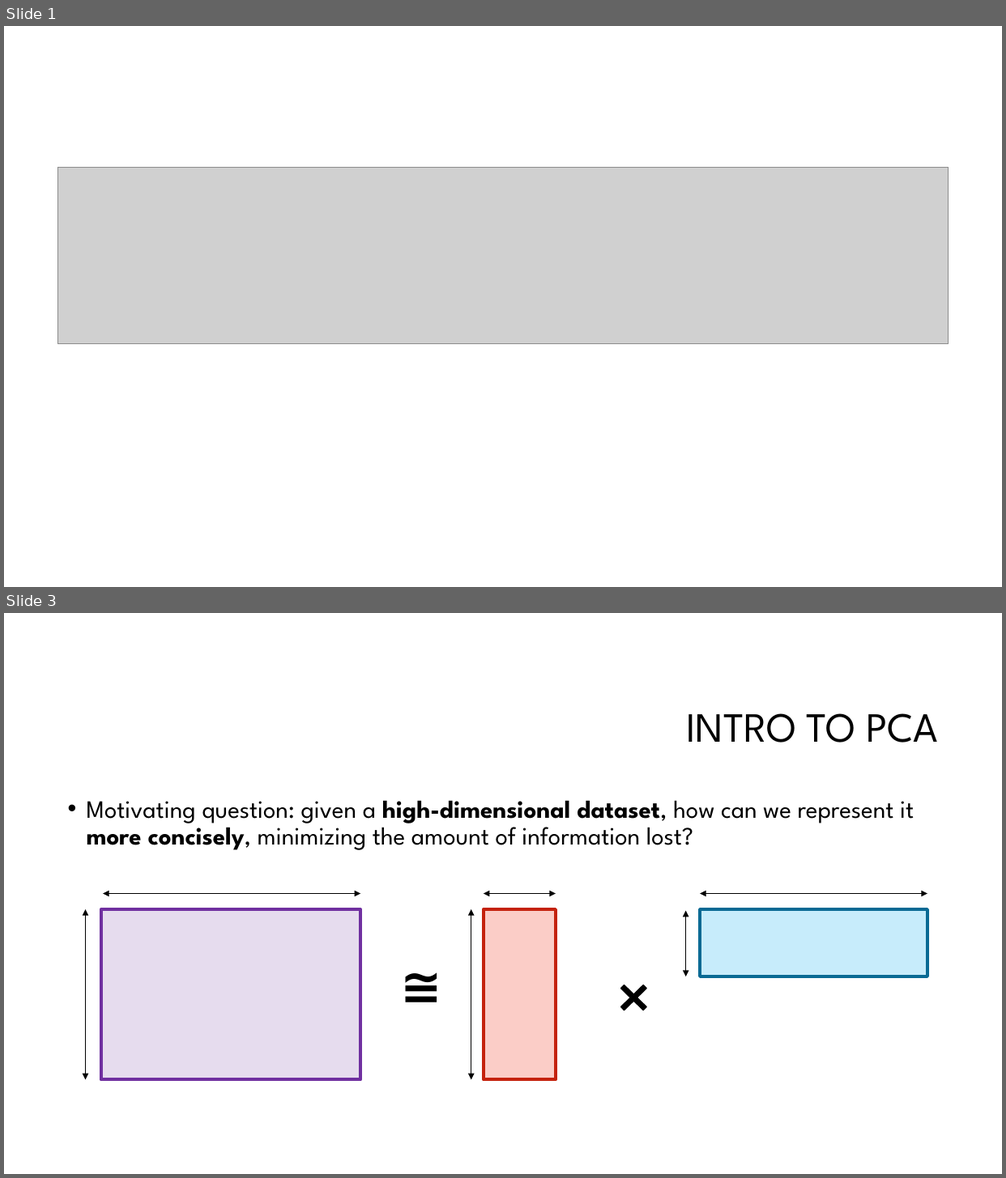
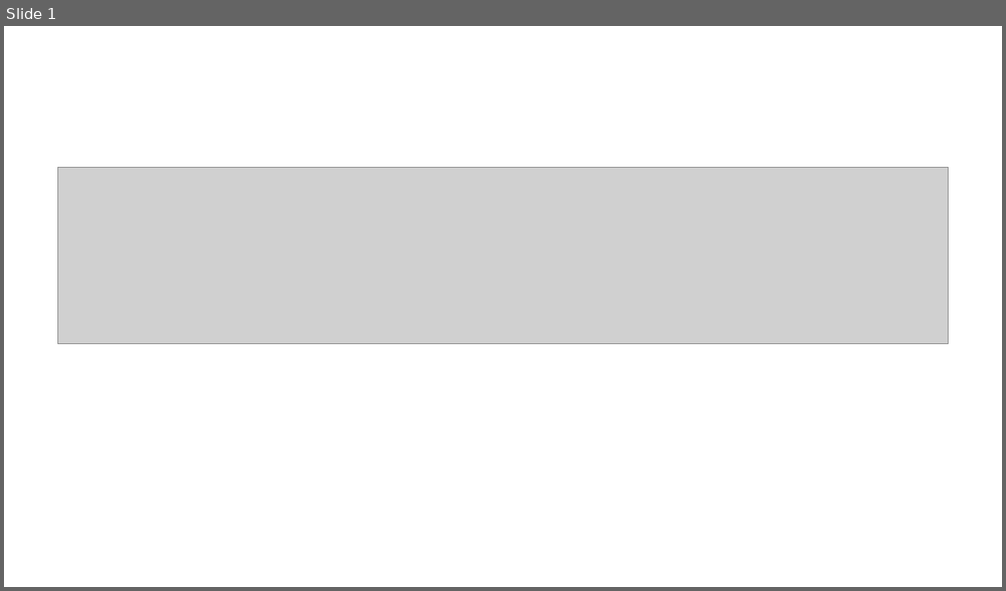
Before and after one commit to jmp448/genomic-data-science, a slide deck: PCA Presentation.pptx. Shown one above the other, each under a label of ours: slides 1 and 3 before the commit, slide 1 after it; the slides between them are not shown. The pictures are 1006x1178 and 1006x591 pixels, drawn with LibreOffice and Linux fonts; fonts in the diff are those of the drawing; grey boxes stand for pictures; background and template pictures are left out. Boxes give left, top, right and bottom in pixels: in the first picture for what was removed or moved away, otherwise in the second. Text is boxed around its words. In the diff, an @@ line names an element or a change of style, - is before the commit and + after.

```diff
--- a/PCA Presentation.pptx
+++ b/PCA Presentation.pptx
@@ slide 3 removed at bbox=[4, 613, 1002, 1174], background #FFFFFF @@
@@ title removed at bbox=[686, 713, 938, 743] @@
-INTRO TO PCA
@@ text removed at bbox=[87, 800, 914, 850] @@
-• Motivating question: given a high-dimensional dataset, how can we represent it more concisely, minimizing the amount of information lost?
@@ double arrow removed from (360, 894) to (103, 894) @@
@@ double arrow removed from (556, 894) to (484, 894) @@
@@ double arrow removed from (928, 894) to (701, 894) @@
@@ double arrow removed from (86, 909) to (86, 1080) @@
@@ rectangle removed at bbox=[101, 909, 361, 1080] @@
@@ double arrow removed from (471, 909) to (471, 1080) @@
@@ rectangle removed at bbox=[484, 909, 556, 1080] @@
@@ double arrow removed from (686, 977) to (686, 911) @@
@@ rectangle removed at bbox=[701, 909, 928, 977] @@
@@ text removed at bbox=[394, 951, 470, 1019] @@
-≅
@@ cross removed at bbox=[612, 977, 655, 1019] @@
```
Also in this commit, not shown: 25 slides added, 1 other slide removed, 2 other files.
